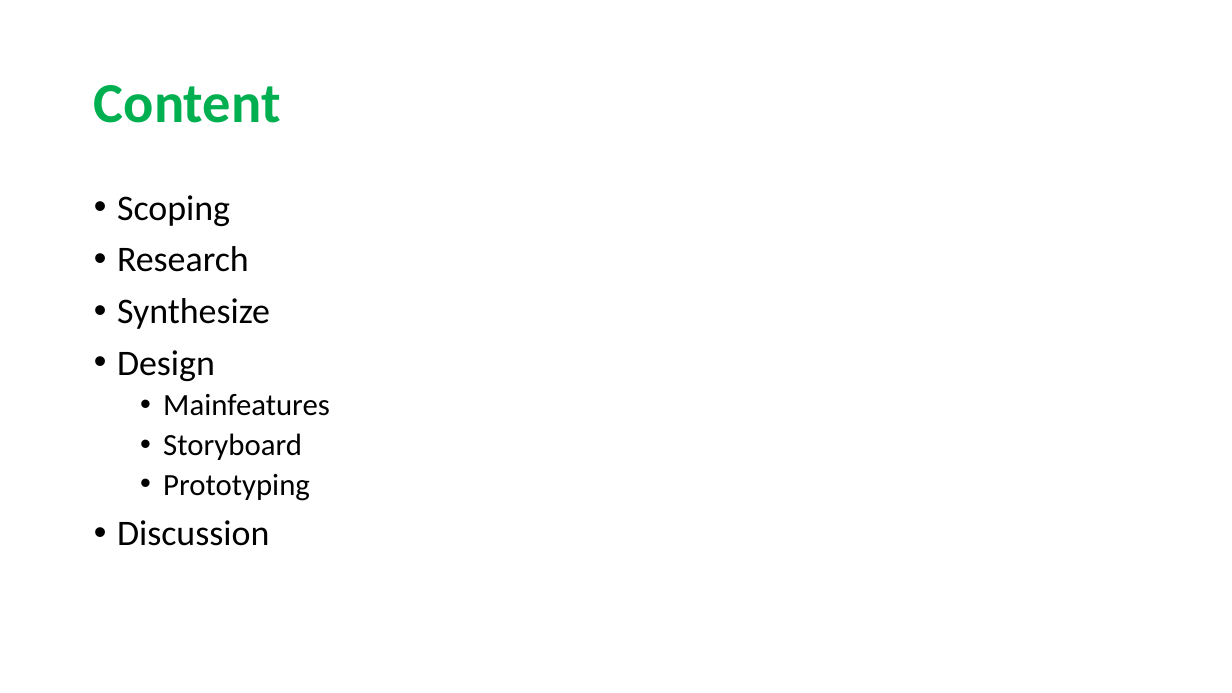
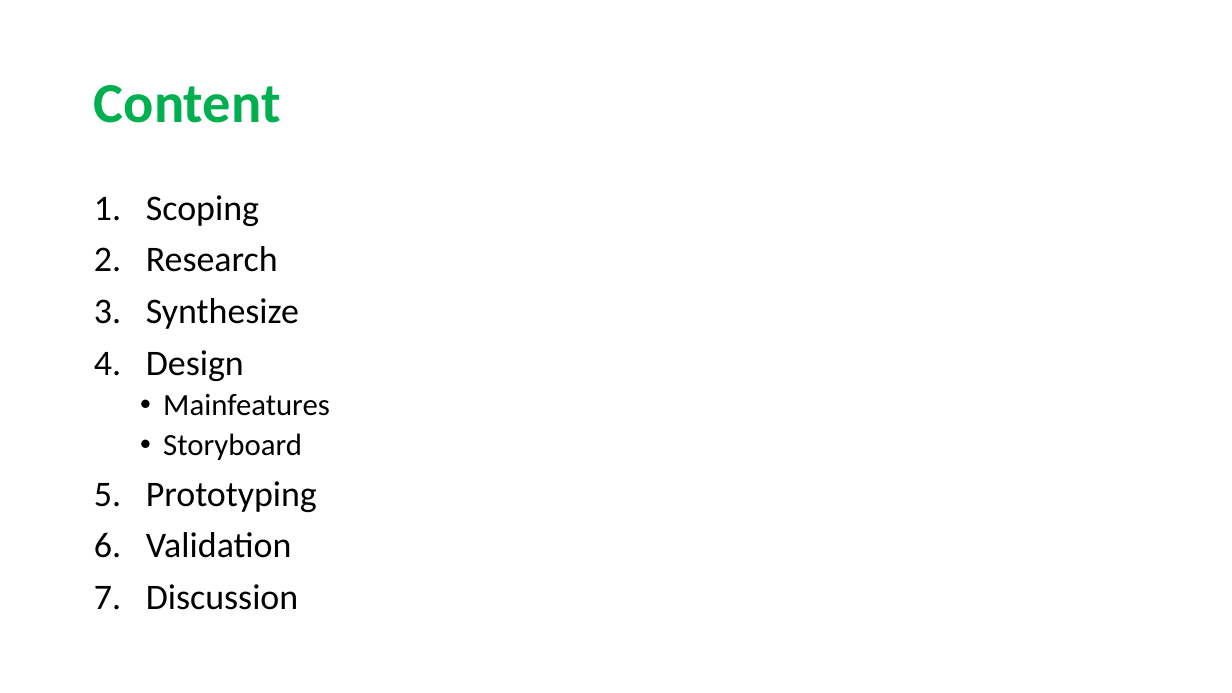
Before and after one commit to sarahmele/ch.bfh.btx8081.w2015.green, a slide deck: slide 2 of doc/task03/Task3.pptx. Drawn at 1232x693 pixels with LibreOffice and Linux fonts; fonts in the diff are those of the drawing. Boxes give left, top, right and bottom in pixels: in the first picture for what was removed or moved away, otherwise in the second. Text is boxed around its words. In the diff, an @@ line names an element or a change of style, - is before the commit and + after.

```diff
--- a/doc/task03/Task3.pptx
+++ b/doc/task03/Task3.pptx
@@ text at [146,195,317,610]: size 24 to 28 pt in "Prototyping"; bullet • to 1.; list level 2 to 1 in "Prototyping" @@
@@ text at [146,532,292,558]: paragraph added @@
+6. Validation
```
Also in this commit, not shown: 7 other slides changed, 5 slides added, 4 slides removed.
